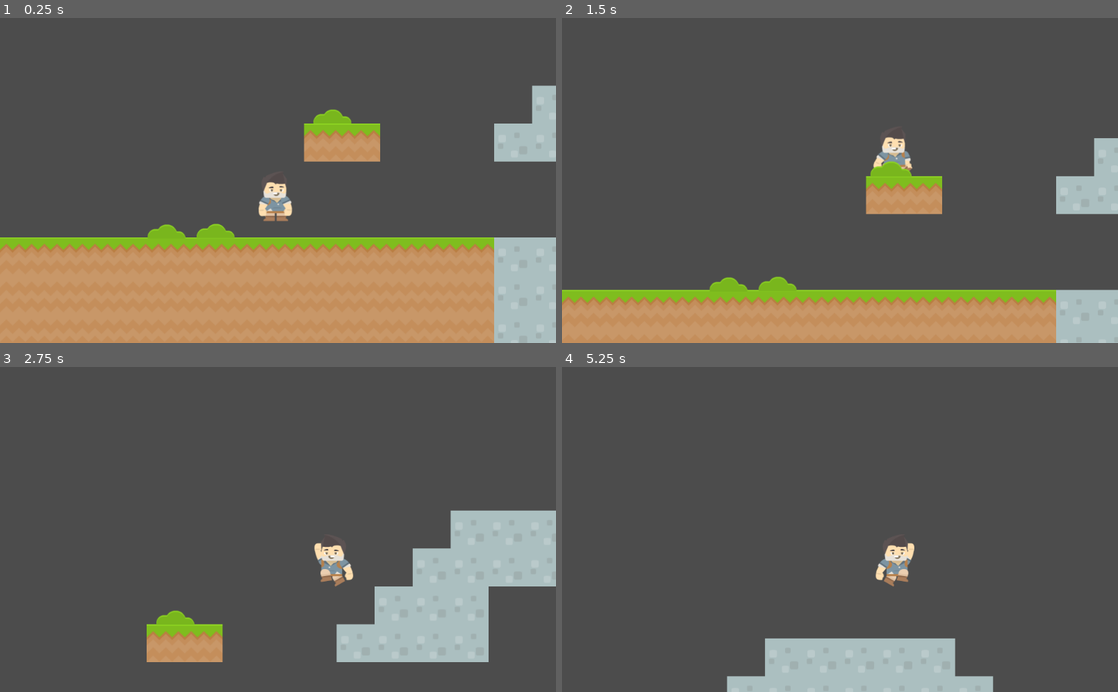
Above: before the commit, frames 1-4 (two rows, left to right).
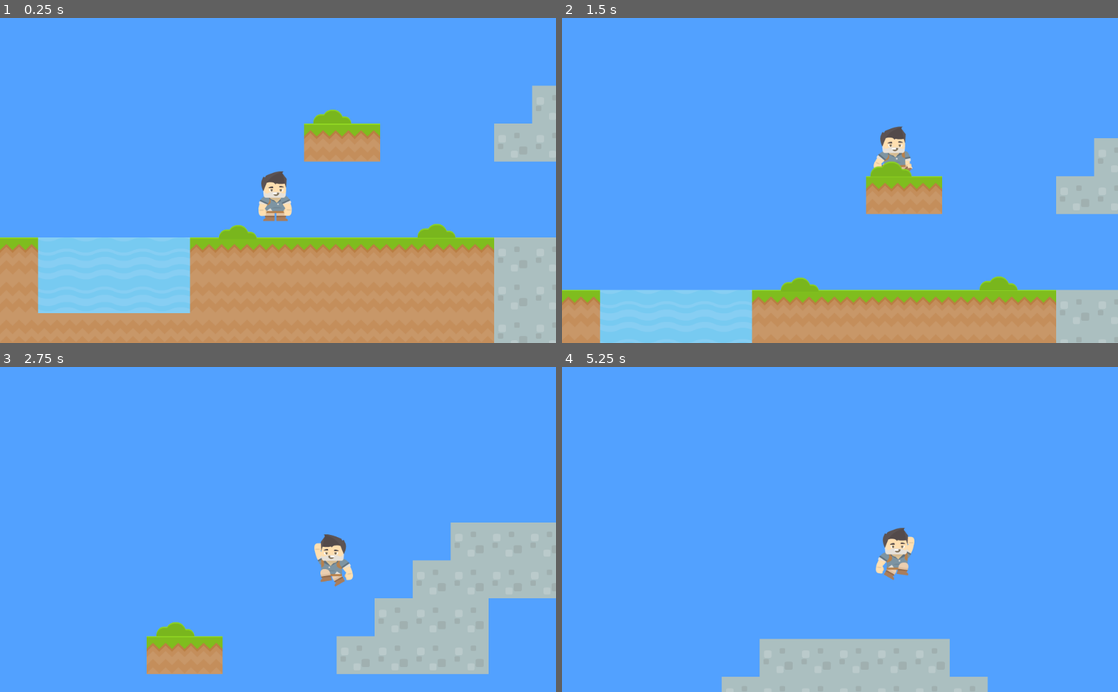
Above: after the commit, the same moments.

Repository: louki0101/GodotAdventureWorld
Game: Godot game, scene res://levels/Level_1.tscn
The game is run twice, just before and just after one commit, with the same random seed, the same clock (stepped at 60 frames per second) and the same inputs.
Inputs:
- Up to frame 1 (0.25 s): no input
- Up to frame 2 (1.5 s): tap Enter (ui_accept) at 0.5, 0.6, 0.77, 1.07 s; hold Right from 0.53 s (still down); tap F at 1.35 s
- Up to frame 3 (2.75 s): tap Enter (ui_accept) at 1.52, 1.55, 1.82, 2.1 s; release Right at 2.03 s; hold Left from 2.03 s (still down)
- Up to frame 4 (5.25 s): release Left at 2.78 s; hold Right 2.78-4.28 s; tap F at 2.85, 4.35 s; tap Enter (ui_accept) at 3.02, 3.05, 3.32, 3.6, 3.77, 4.07, 4.52, 4.55, 4.82, 5.1 s; hold Left 4.28-5.03 s; hold Right from 5.03 s (still down)

The runs differ from the first frame. In frame 1, 70% of the frame differs, in the area x 0-100%, y 0-91%; in frame 2, 84%; in frame 3, 89%; in frame 4, 94%, in the area x 0-100%, y 0-100%.

Commit message:
Added water and splash effect

Diff:
--- a/DefaultTileSet.tres
+++ b/DefaultTileSet.tres
@@ -57,7 +57,7 @@
 3/name = "Water"
 3/texture = ExtResource( 4 )
 3/tex_offset = Vector2( 0, 0 )
-3/modulate = Color( 1, 1, 1, 1 )
+3/modulate = Color( 1, 1, 1, 0.651922 )
 3/region = Rect2( 0, 0, 70, 70 )
 3/is_autotile = false
 3/occluder_offset = Vector2( 35, 35 )
--- a/TileSet_Template.tscn
+++ b/TileSet_Template.tscn
@@ -80,6 +80,7 @@
 
 [node name="Water" type="Sprite" parent="." index="3"]
 
+modulate = Color( 1, 1, 1, 0.651922 )
 position = Vector2( 614.162, 116.314 )
 texture = ExtResource( 4 )
 _sections_unfolded = [ "Visibility" ]
--- a/levels/Level_1.tscn
+++ b/levels/Level_1.tscn
@@ -6,14 +6,17 @@
 [ext_resource path="res://DefaultTileSet.tres" type="TileSet" id=4]
 [ext_resource path="res://objects/Bush.tscn" type="PackedScene" id=5]
 [ext_resource path="res://objects/GoalFlag.tscn" type="PackedScene" id=6]
+[ext_resource path="res://objects/WaterArea2D.tscn" type="PackedScene" id=7]
 
-[node name="Level_1" type="Node2D" index="0"]
+[node name="Level_1" type="Node2D"]
 
 __meta__ = {
 "_edit_lock_": true
 }
 
 [node name="Utilities" type="Node" parent="." index="0"]
+
+editor/display_folded = true
 
 [node name="ExitGameKey" parent="Utilities" index="0" instance=ExtResource( 1 )]
 
@@ -69,7 +72,7 @@
 collision_mask = 1
 occluder_light_mask = 1
 format = 1
-tile_data = PoolIntArray( 196607, 2, 0, 131088, 2, 0, 131089 …(424 unchanged characters)…  0, 589823, 2, 0, 524288, 0, 0, 524289, 0, 0, 524290, 0, 0, 524291, 0, 0, 524292, 0, 0, 524293, 0, 0, 524294, 0, 0, 524295, 0, 0, 524296, 0, 0, 524297, 0, 0, 524298, 0, 0, 524299, 0, 0, 524300, 0, 0, 524301, 2, 0, 524302, 2, 0, 524303, 2, 0, 524304, 2, 0, 524305, 2, 0, 524306, 2, 0, 524307, 2, 0, 524308, 2, 0, 524309, 2, 0, 524310, 2, 0, 524311, 2, 0, 655359, 2, 0, 589824, 1, 0, 589825, 1, 0, 589826, 1, 0, 589827, 1, 0, 589828, 1, 0, 589829, 1, 0, 589830, 1, 0, 589831, …(595 unchanged characters)…
+tile_data = PoolIntArray( 196607, 2, 0, 131088, 2, 0, 131089 …(424 unchanged characters)…  0, 589823, 2, 0, 524288, 0, 0, 524289, 3, 0, 524290, 3, 0, 524291, 3, 0, 524292, 3, 0, 524293, 0, 0, 524294, 0, 0, 524295, 0, 0, 524296, 0, 0, 524297, 0, 0, 524298, 0, 0, 524299, 0, 0, 524300, 0, 0, 524301, 2, 0, 524302, 2, 0, 524303, 2, 0, 524304, 2, 0, 524305, 2, 0, 524306, 2, 0, 524307, 2, 0, 524308, 2, 0, 524309, 2, 0, 524310, 2, 0, 524311, 2, 0, 655359, 2, 0, 589824, 1, 0, 589825, 3, 0, 589826, 3, 0, 589827, 3, 0, 589828, 3, 0, 589829, 1, 0, 589830, 1, 0, 589831, …(595 unchanged characters)…
 _sections_unfolded = [ "Cell" ]
 __meta__ = {
 "_edit_lock_": true
@@ -79,7 +82,7 @@
 
 [node name="Bush2" parent="StaticObjects" index="0" instance=ExtResource( 5 )]
 
-position = Vector2( 393.285, 561.454 )
+position = Vector2( 433.983, 562.961 )
 
 [node name="Bush3" parent="StaticObjects" index="1" instance=ExtResource( 5 )]
 
@@ -87,7 +90,7 @@
 
 [node name="Bush" parent="StaticObjects" index="2" instance=ExtResource( 5 )]
 
-position = Vector2( 302.649, 562.64 )
+position = Vector2( 800.072, 561.133 )
 
 [node name="GoalFlag" parent="StaticObjects" index="3" groups=[
 "cave_spawner",
@@ -97,6 +100,10 @@
 scene_to_load = "res://levels/Level_2.tscn"
 target_spawn_group = null
 
+[node name="WaterArea2D" parent="StaticObjects" index="4" instance=ExtResource( 7 )]
+
+position = Vector2( 210.206, 630.518 )
+
 [node name="SpawnPosition2D" type="Position2D" parent="." index="4" groups=[
 "second_spawn",
 ]]
--- a/objects/Player.gd
+++ b/objects/Player.gd
@@ -1,11 +1,18 @@
 extends KinematicBody2D
 
 var GRAV = 1000
+var GRAV_MAX = 20000
 var MAX_SPEED = 20000
 var ACCELERATION = 500
 
 var UP_VECTOR = Vector2(0,-1)
 var JUMP_HEIGHT = -39000
+
+var is_in_water = false
+var SWIM_HEIGHT = -8000
+
+
+var splash_scn = preload("res://sfx/SplashParticles2D.tscn")
 
 
 var vel = Vector2()
@@ -14,47 +21,82 @@
 	pass
 
 
+func entered_water():
+	is_in_water = true
+	var splash = splash_scn.instance()
+	splash.one_shot = true
+	splash.position = get_node("SplashPosition2D").position
+	add_child(splash)
+	get_node("SplashAudioStreamPlayer2D").play()
+
+
+func exited_water():
+	is_in_water = false
+	var splash = splash_scn.instance()
+	splash.one_shot = true
+	splash.position = get_node("SplashPosition2D").position
+	add_child(splash)
+	get_node("SplashAudioStreamPlayer2D").play()
+
+
+
+
 
 func _process(delta):
 	#gravity
-	vel.y += GRAV
+	if is_in_water:
+		vel.y = min(vel.y + (GRAV/5), GRAV_MAX/5)
+	else:
+		vel.y = min(vel.y + GRAV, GRAV_MAX)
+
 
 	if is_on_wall():
 		vel.x = 0
 
+	if is_in_water:
+		get_node("AnimatedSprite").play("swim")
+		if Input.is_key_pressed(KEY_RIGHT):
+			vel.x = min(vel.x + ACCELERATION/2, MAX_SPEED/2)
+			get_node("AnimatedSprite").flip_h = false
 
-	if Input.is_key_pressed(KEY_RIGHT):
-		vel.x = min(vel.x + ACCELERATION, MAX_SPEED)
-		get_node("AnimatedSprite").flip_h = false
-		if is_on_floor(): get_node("AnimatedSprite").play("walk")
-	elif Input.is_key_pressed(KEY_LEFT):
-		vel.x = max(vel.x - ACCELERATION, -MAX_SPEED)
-		get_node("AnimatedSprite").flip_h = true
-		if is_on_floor(): get_node("AnimatedSprite").play("walk")
-	else:
-		vel.x = lerp(vel.x, 0, 0.1)
-		if is_on_floor(): get_node("AnimatedSprite").play("idle")
-
-	if Input.is_key_pressed(KEY_DOWN):
-		vel.x = 0
-		get_node("AnimatedSprite").play("duck")
-
-	if is_on_floor():
-		vel.y = 10
+		elif Input.is_key_pressed(KEY_LEFT):
+			vel.x = max(vel.x - ACCELERATION/2, -MAX_SPEED/2)
+			get_node("AnimatedSprite").flip_h = true
+		else:
+			vel.x = lerp(vel.x, 0, 0.2)
 
 		if Input.is_action_just_pressed("ui_accept"):
-			vel.y = JUMP_HEIGHT
-			get_node("AnimatedSprite").play("jump")
+				vel.y = SWIM_HEIGHT
+	else:
+		if Input.is_key_pressed(KEY_RIGHT):
+			vel.x = min(vel.x + ACCELERATION, MAX_SPEED)
+			get_node("AnimatedSprite").flip_h = false
+			if is_on_floor(): get_node("AnimatedSprite").play("walk")
+		elif Input.is_key_pressed(KEY_LEFT):
+			vel.x = max(vel.x - ACCELERATION, -MAX_SPEED)
+			get_node("AnimatedSprite").flip_h = true
+			if is_on_floor(): get_node("AnimatedSprite").play("walk")
+		else:
+			vel.x = lerp(vel.x, 0, 0.1)
+			if is_on_floor(): get_node("AnimatedSprite").play("idle")
 
+		if Input.is_key_pressed(KEY_DOWN):
+			vel.x = 0
+			get_node("AnimatedSprite").play("duck")
 
+		if is_on_floor():
+			vel.y = 10
 
-	else:
-		#in the air...
-#		if vel.y > 0:
-#			get_node("AnimatedSprite").play("fall")
+			if Input.is_action_just_pressed("ui_accept"):
+				vel.y = JUMP_HEIGHT
+				get_node("AnimatedSprite").play("jump")
+		else: #in the air...
+	#		if vel.y > 0:
+	#			get_node("AnimatedSprite").play("fall")
 
-		if is_on_ceiling():
-			vel.y = 0
+			if is_on_ceiling():
+				vel.y = 0
+
 
 
 func _physics_process(delta):
--- a/objects/Player.tscn
+++ b/objects/Player.tscn
@@ -1,14 +1,15 @@
-[gd_scene load_steps=12 format=2]
+[gd_scene load_steps=13 format=2]
 
 [ext_resource path="res://objects/Player.gd" type="Script" id=1]
 [ext_resource path="res://art/Adventurer/Poses/adventurer_idle.png" type="Texture" id=2]
 [ext_resource path="res://art/Adventurer/Poses/adventurer_duck.png" type="Texture" id=3]
-[ext_resource path="res://art/Adventurer/Poses/adventurer_jump.png" type="Texture" id=4]
-[ext_resource path="res://art/Adventurer/Poses/adventurer_fall.png" type="Texture" id=5]
-[ext_resource path="res://art/Adventurer/Poses/adventurer_walk1.png" type="Texture" id=6]
-[ext_resource path="res://art/Adventurer/Poses/adventurer_walk2.png" type="Texture" id=7]
+[ext_resource path="res://art/Adventurer/Poses/adventurer_walk1.png" type="Texture" id=4]
+[ext_resource path="res://art/Adventurer/Poses/adventurer_walk2.png" type="Texture" id=5]
+[ext_resource path="res://art/Adventurer/Poses/adventurer_jump.png" type="Texture" id=6]
+[ext_resource path="res://art/Adventurer/Poses/adventurer_fall.png" type="Texture" id=7]
 [ext_resource path="res://art/Adventurer/Poses/adventurer_swim1.png" type="Texture" id=8]
 [ext_resource path="res://art/Adventurer/Poses/adventurer_swim2.png" type="Texture" id=9]
+[ext_resource path="res://sound/splash.wav" type="AudioStream" id=10]
 
 [sub_resource type="SpriteFrames" id=1]
 
@@ -23,25 +24,25 @@
 "name": "duck",
 "speed": 5.0
 }, {
-"frames": [ ExtResource( 4 ) ],
+"frames": [ ExtResource( 4 ), ExtResource( 5 ) ],
+"loop": true,
+"name": "walk",
+"speed": 5.0
+}, {
+"frames": [ ExtResource( 6 ) ],
 "loop": true,
 "name": "jump",
 "speed": 5.0
 }, {
-"frames": [ ExtResource( 5 ) ],
+"frames": [ ExtResource( 7 ) ],
 "loop": true,
 "name": "fall",
-"speed": 5.0
-}, {
-"frames": [ ExtResource( 6 ), ExtResource( 7 ) ],
-"loop": true,
-"name": "walk",
 "speed": 5.0
 }, {
 "frames": [ ExtResource( 8 ), ExtResource( 9 ) ],
 "loop": true,
 "name": "swim",
-"speed": 5.0
+"speed": 3.0
 } ]
 
 [sub_resource type="CapsuleShape2D" id=2]
@@ -74,4 +75,15 @@
 
 [node name="SplashPosition2D" type="Position2D" parent="." index="2"]
 
-position = Vector2( 0, 41 )
+position = Vector2( 2, 41 )
+
+[node name="SplashAudioStreamPlayer2D" type="AudioStreamPlayer2D" parent="." index="3"]
+
+stream = ExtResource( 10 )
+volume_db = 0.0
+pitch_scale = 1.0
+autoplay = false
+max_distance = 2000.0
+attenuation = 1.0
+bus = "Master"
+area_mask = 1
--- /dev/null
+++ b/objects/WaterArea2D.gd
@@ -0,0 +1,12 @@
+extends Area2D
+
+
+
+func _on_WaterArea2D_body_entered(body):
+	if body.has_method("entered_water"):
+		body.entered_water()
+
+
+func _on_WaterArea2D_body_exited(body):
+	if body.has_method("exited_water"):
+		body.exited_water()
--- /dev/null
+++ b/objects/WaterArea2D.tscn
@@ -0,0 +1,33 @@
+[gd_scene load_steps=3 format=2]
+
+[ext_resource path="res://objects/WaterArea2D.gd" type="Script" id=1]
+
+[sub_resource type="RectangleShape2D" id=1]
+
+custom_solver_bias = 0.0
+extents = Vector2( 142.358, 69.6535 )
+
+[node name="WaterArea2D" type="Area2D"]
+
+input_pickable = true
+gravity_vec = Vector2( 0, 1 )
+gravity = 98.0
+linear_damp = 0.1
+angular_damp = 1.0
+audio_bus_override = false
+audio_bus_name = "Master"
+script = ExtResource( 1 )
+_sections_unfolded = [ "Transform" ]
+__meta__ = {
+"_edit_group_": true
+}
+
+[node name="CollisionShape2D" type="CollisionShape2D" parent="." index="0"]
+
+scale = Vector2( 0.977686, 1 )
+shape = SubResource( 1 )
+_sections_unfolded = [ "Transform" ]
+
+[connection signal="body_entered" from="." to="." method="_on_WaterArea2D_body_entered"]
+
+[connection signal="body_exited" from="." to="." method="_on_WaterArea2D_body_exited"]
--- a/project.godot
+++ b/project.godot
@@ -18,8 +18,13 @@
 
 SceneLoader="*res://utils/SceneLoader.gd"
 
+[display]
 
+window/stretch/mode="viewport"
+window/stretch/aspect="keep"
 
 [rendering]
 
+quality/2d/use_pixel_snap=true
+environment/default_clear_color=Color( 0.324219, 0.635712, 1, 1 )
 environment/default_environment="res://default_env.tres"
--- /dev/null
+++ b/sfx/SplashParticles2D.gd
@@ -0,0 +1,6 @@
+extends Particles2D
+
+
+
+func _on_CleanupTimer_timeout():
+	queue_free()
--- /dev/null
+++ b/sfx/SplashParticles2D.tscn
@@ -0,0 +1,76 @@
+[gd_scene load_steps=3 format=2]
+
+[ext_resource path="res://sfx/SplashParticles2D.gd" type="Script" id=1]
+
+[sub_resource type="ParticlesMaterial" id=1]
+
+render_priority = 0
+trail_divisor = 1
+emission_shape = 0
+flag_align_y = false
+flag_rotate_y = false
+flag_disable_z = true
+spread = 90.0
+flatness = 0.0
+gravity = Vector3( 0, 98, 0 )
+initial_velocity = 35.0
+initial_velocity_random = 0.0
+angular_velocity = 0.0
+angular_velocity_random = 0.0
+orbit_velocity = 0.0
+orbit_velocity_random = 0.0
+linear_accel = 0.0
+linear_accel_random = 0.0
+radial_accel = 0.0
+radial_accel_random = 0.0
+tangential_accel = 0.0
+tangential_accel_random = 0.0
+damping = 0.0
+damping_random = 0.0
+angle = 0.0
+angle_random = 0.0
+scale = 5.0
+scale_random = 0.0
+color = Color( 1, 1, 1, 1 )
+hue_variation = 0.0
+hue_variation_random = 0.0
+anim_speed = 0.0
+anim_speed_random = 0.0
+anim_offset = 0.0
+anim_offset_random = 0.0
+anim_loop = false
+_sections_unfolded = [ "Initial Velocity", "Scale", "Spread" ]
+
+[node name="SplashParticles2D" type="Particles2D" index="0"]
+
+modulate = Color( 0.664063, 0.952759, 1, 1 )
+rotation = -1.5708
+emitting = true
+amount = 16
+lifetime = 0.5
+one_shot = false
+preprocess = 0.0
+speed_scale = 1.0
+explosiveness = 0.8
+randomness = 0.0
+fixed_fps = 0
+fract_delta = true
+visibility_rect = Rect2( -100, -100, 200, 200 )
+local_coords = false
+draw_order = 0
+process_material = SubResource( 1 )
+texture = null
+normal_map = null
+h_frames = 1
+v_frames = 1
+script = ExtResource( 1 )
+_sections_unfolded = [ "Drawing", "Process Material", "Time", "Transform", "Visibility" ]
+
+[node name="CleanupTimer" type="Timer" parent="." index="0"]
+
+process_mode = 1
+wait_time = 1.0
+one_shot = true
+autostart = true
+
+[connection signal="timeout" from="CleanupTimer" to="." method="_on_CleanupTimer_timeout"]
Not shown: 1 places in levels/Level_1.tscn that only renumber resources
Not shown, added: sound/splash.wav.import
Not shown, added: sound/splash.wav
